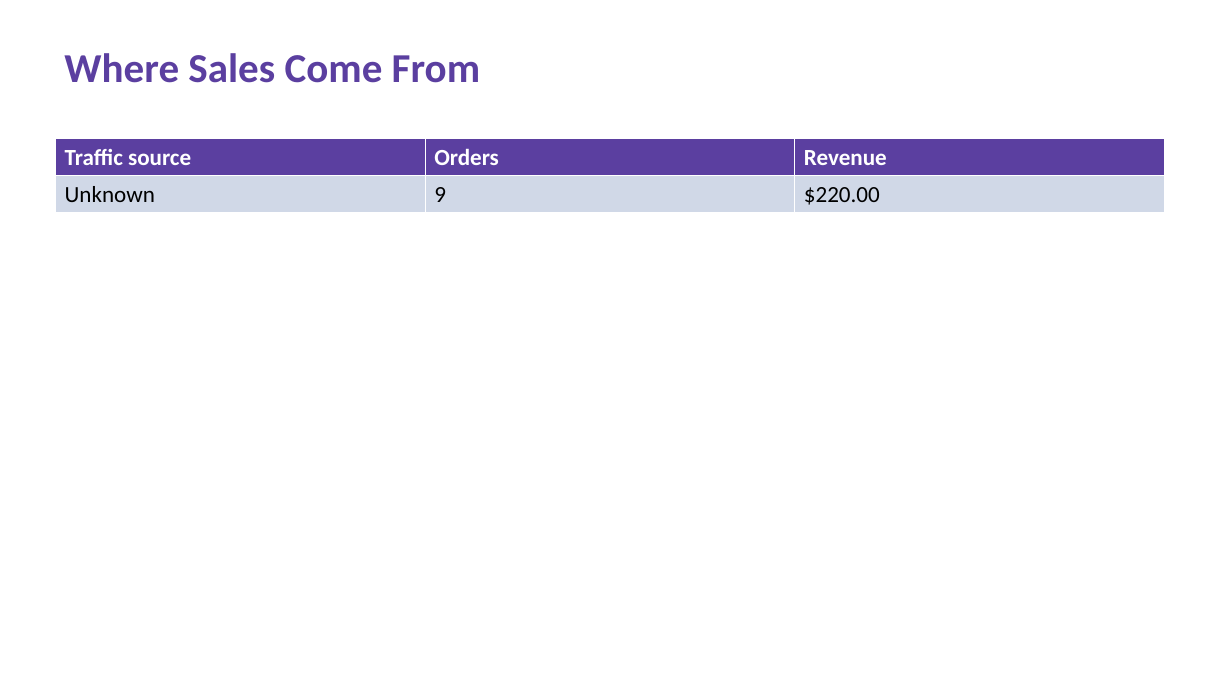
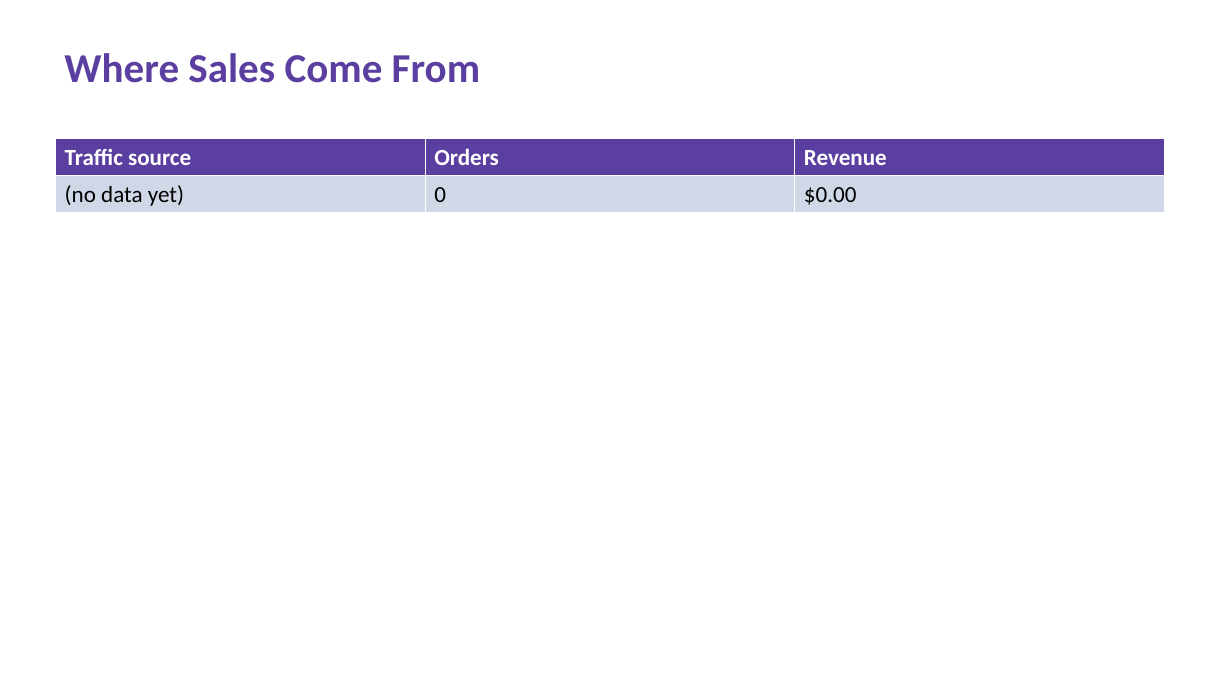
Before and after one commit to ajacobusa/members-reader, a slide deck: slide 4 of Power BI/QuoteForge_Executive_Presentation.pptx. Drawn at 1232x693 pixels with LibreOffice and Linux fonts; fonts in the diff are those of the drawing. Boxes give left, top, right and bottom in pixels: in the first picture for what was removed or moved away, otherwise in the second. Text is boxed around its words. In the diff, an @@ line names an element or a change of style, - is before the commit and + after.

```diff
--- a/Power BI/QuoteForge_Executive_Presentation.pptx
+++ b/Power BI/QuoteForge_Executive_Presentation.pptx
@@ table at (55,139,1165,213) @@
-row 2: Unknown | 9 | $220.00
+row 2: (no data yet) | 0 | $0.00
```
Also in this commit, not shown: 1 other slide changed, 10 other files.
